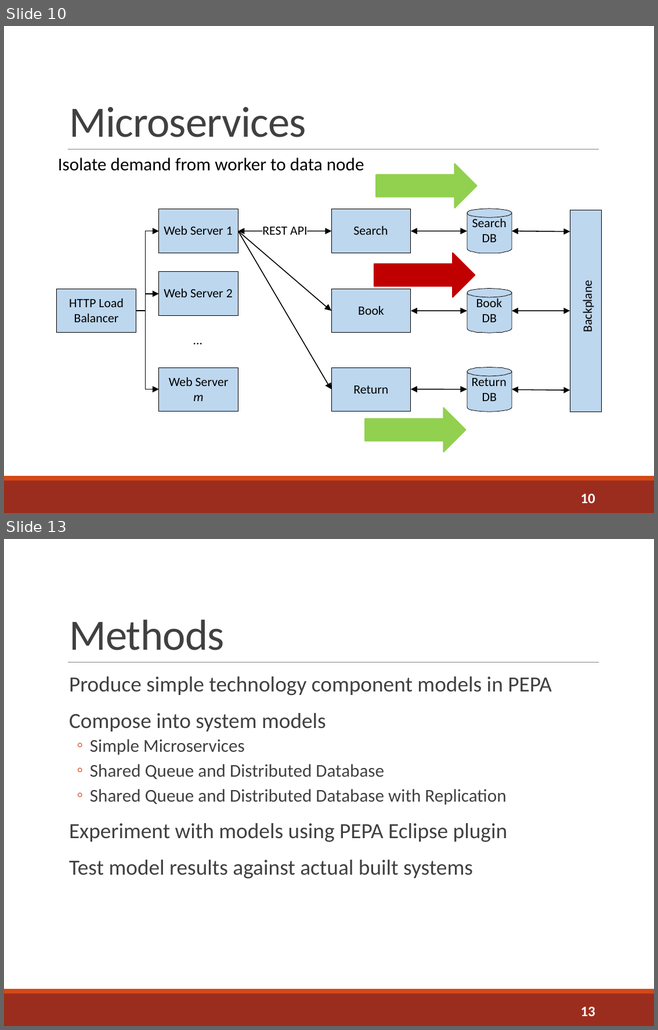
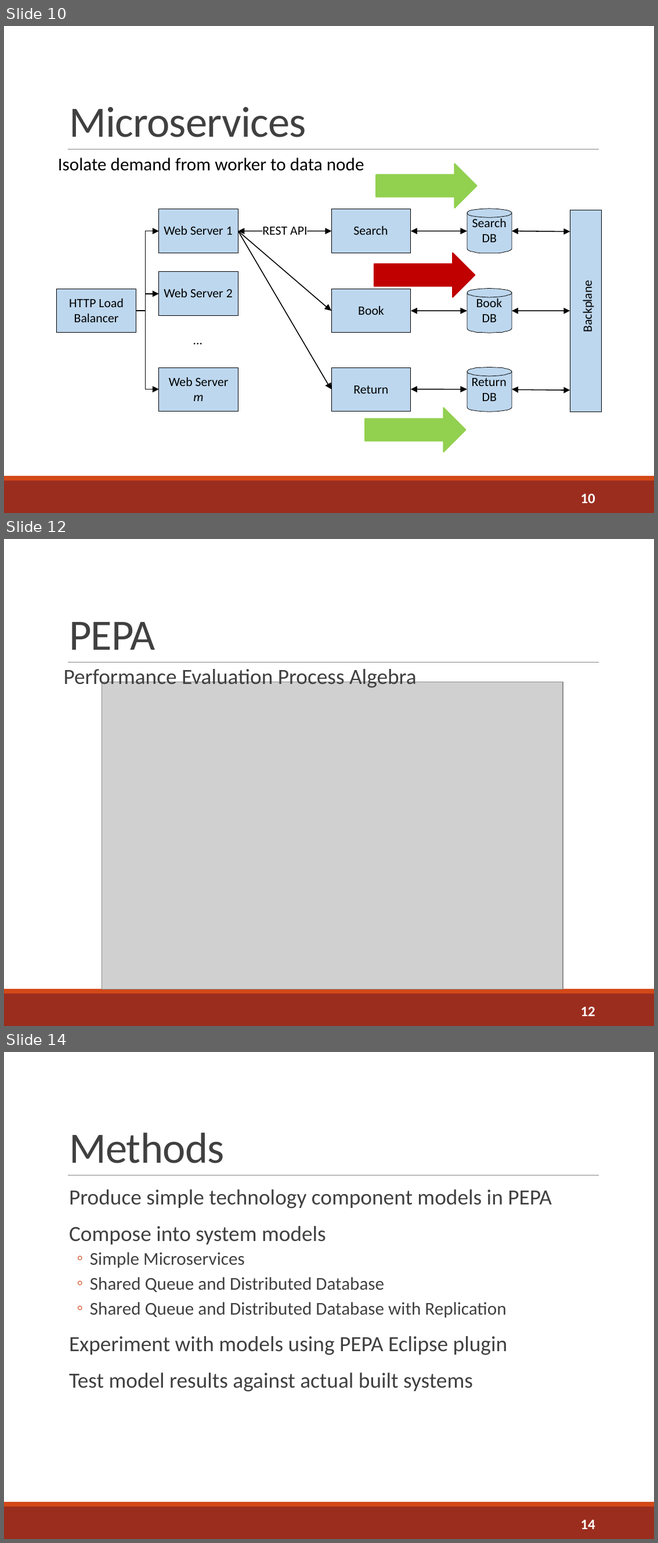
Before and after one commit to sshephard2/skewed-modelling, a slide deck: Presentation/Performance modelling of skewed demand in complex systems.pptx. Shown one above the other, each under a label of ours: slides 10 and 13 before the commit, slides 10, 12 and 14 after it; the slides between them are not shown. The pictures are 658x1030 and 658x1543 pixels, drawn with LibreOffice and Linux fonts; fonts in the diff are those of the drawing; grey boxes stand for pictures. Boxes give left, top, right and bottom in pixels: in the first picture for what was removed or moved away, otherwise in the second. Text is boxed around its words. In the diff, an @@ line names an element or a change of style, - is before the commit and + after.

```diff
--- a/Presentation/Performance modelling of skewed demand in complex systems.pptx
+++ b/Presentation/Performance modelling of skewed demand in complex systems.pptx
@@ slide 12 added at (4,539,654,1026), background #FFFFFF; not listed: 3 template elements that a slide beside it also shows @@
@@ title added at (69,622,155,650), 48 pt, text #404040 @@
+PEPA
@@ text added at (64,666,416,690), 24 pt, text #404040 @@
+  Performance Evaluation Process Algebra
@@ picture added at (102,682,563,989) @@
@@ page number added at (581,1006,595,1016), 16 pt, text #FFFFFF, bold @@
+12
@@ what was slide 13 is now slide 14 @@
@@ page number at (581,1520,595,1529): text changed @@
-13
+14
```
Also in this commit, not shown: 6 slides changed, 4 other slides added, 5 slides removed, 2 other files.
